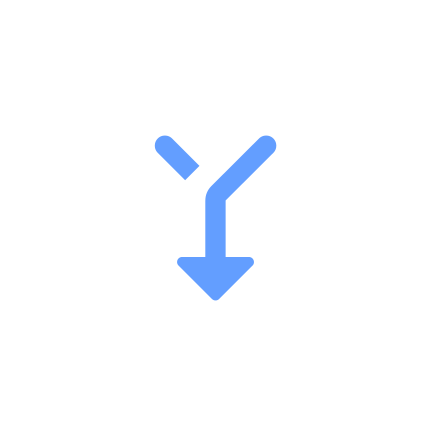
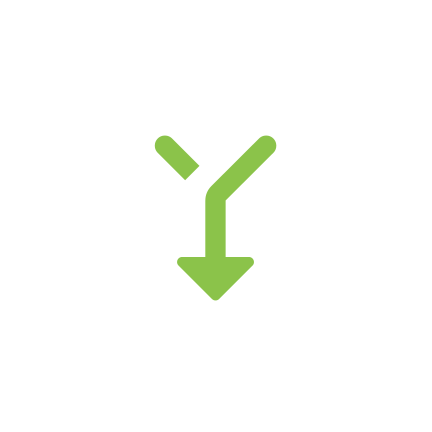
Before/after of a 432px x 432px layered artwork. What changed in the layer stack:
renamed "round-merge_type-24px" to "icon normal", hid it over [154, 135, 277, 301]
added layer "icon fdroid" above "Прямоугольник 4" over [154, 135, 277, 301]
